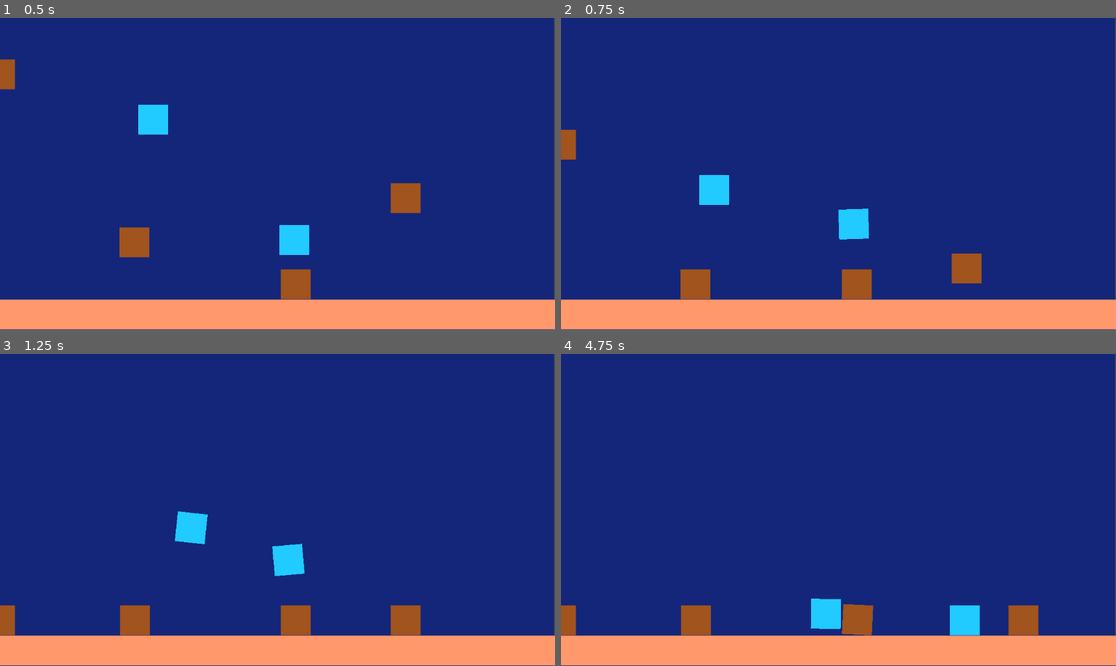
Above: before the commit, frames 1-4 (two rows, left to right).
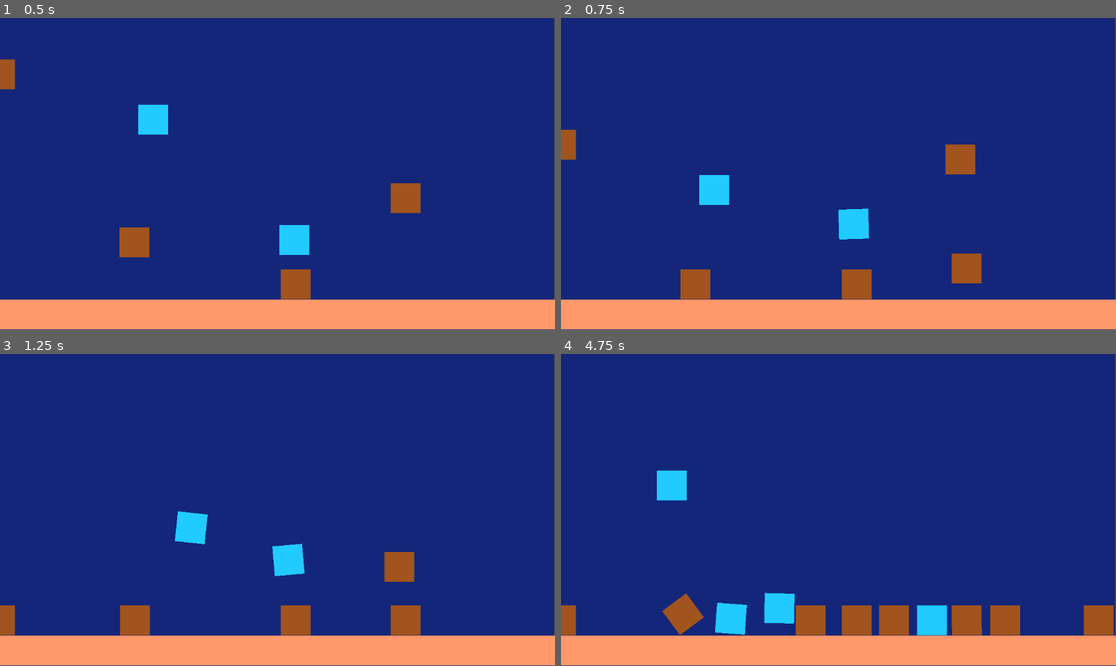
Above: after the commit, the same moments.

Repository: KarinaGante/BootcampSantander
Game: Godot game, scene res://world.tscn
Two runs of this game, one before a commit and one after it. Both use one fixed random seed, a clock stepped at 60 frames per second and the inputs below.
Inputs (mouse positions are in pixels of both pictures, inside the frame that each line leads up to):
- Up to frame 1 (0.5 s): no input
- Up to frame 2 (0.75 s): move the mouse to (960, 158) at 0.52 s; click (960, 158) at 0.67 s
- Up to frame 3 (1.25 s): no input
- Up to frame 4 (4.75 s): move the mouse to (727, 525) at 1.27 s; click (727, 525) at 1.42 s; move the mouse to (894, 441) at 2.02 s; click (894, 441) at 2.17 s; move the mouse to (810, 572) at 2.77 s; click (810, 572) at 2.92 s; move the mouse to (1005, 556) at 3.52 s; click (1005, 556) at 3.67 s; move the mouse to (672, 463) at 4.27 s; click (672, 463) at 4.42 s

Frame 1 is identical in both runs. In frame 2, 0.5% of the frame differs, in the area x 69-75%, y 40-51%; in frame 3, 0.5%; in frame 4, 5.9%, in the area x 17-100%, y 37-91%.

Commit message:
Criando objetos na posição de entrada automatizando templates das cenas via lista com o método @export

Diff:
--- a/Game Design com Godot/Simulação Física e Colisão/scripts/gameManager.gd
+++ b/Game Design com Godot/Simulação Física e Colisão/scripts/gameManager.gd
@@ -1,4 +1,6 @@
 extends Node
+
+@export var objectTemplates: Array[PackedScene]
 
 
 # Called when the node enters the scene tree for the first time.
@@ -15,5 +17,11 @@
 	if event is InputEventMouseButton:
 		if event.button_index == 1:
 			if event.pressed:
-					print(event)
-	pass
+				spawnObject(event.position)
+
+func spawnObject(position: Vector2) -> void:
+	var index: int = randi_range(0, objectTemplates.size() -1)
+	var objectTemplate = objectTemplates[index]
+	var object: RigidBody2D = objectTemplate.instantiate()
+	object.position = position
+	add_child(object)
--- a/Game Design com Godot/Simulação Física e Colisão/world.tscn
+++ b/Game Design com Godot/Simulação Física e Colisão/world.tscn
@@ -11,6 +11,7 @@
 
 [node name="Game Manager" type="Node" parent="."]
 script = ExtResource("1_08idb")
+objectTemplates = Array[PackedScene]([ExtResource("2_c7k2v"), ExtResource("1_kloma")])
 
 [node name="Background" type="ColorRect" parent="."]
 offset_right = 1150.0
